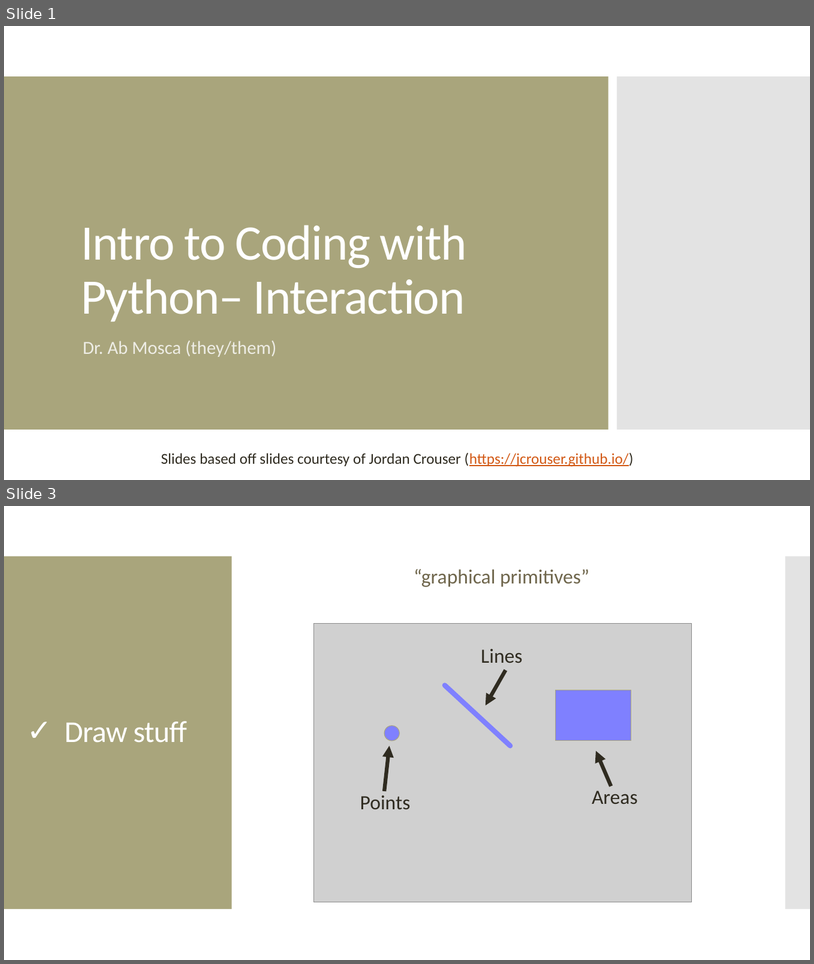
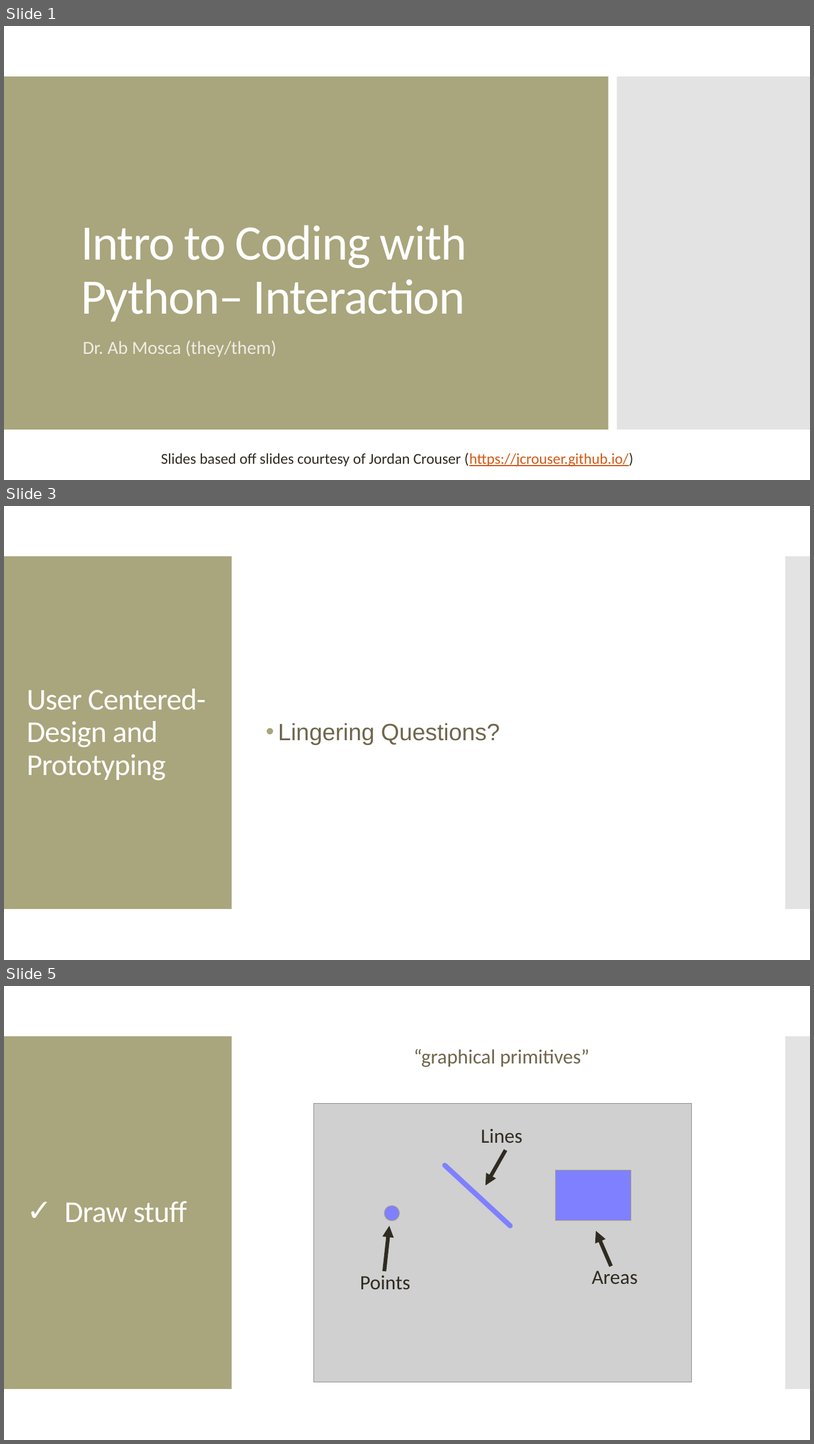
Before and after one commit to amosca01/CAIS117-S24, a slide deck: slides/26-interaction.pptx. Shown one above the other, each under a label of ours: slides 1 and 3 before the commit, slides 1, 3 and 5 after it; the slides between them are not shown. The pictures are 814x964 and 814x1444 pixels, drawn with LibreOffice and Linux fonts; fonts in the diff are those of the drawing; grey boxes stand for pictures. Boxes give left, top, right and bottom in pixels: in the first picture for what was removed or moved away, otherwise in the second. Text is boxed around its words. In the diff, an @@ line names an element or a change of style, - is before the commit and + after.

```diff
--- a/slides/26-interaction.pptx
+++ b/slides/26-interaction.pptx
@@ slide 3 added at box(4, 506, 810, 960), background #FFFFFF; not listed: 2 template elements that a slide beside it also shows @@
@@ title added at box(27, 688, 206, 780), 36 pt, text #FFFFFF @@
+User Centered-Design and Prototyping
@@ text added at box(278, 723, 500, 745), 28 pt, text #6F664C @@
+• Lingering Questions?
@@ what was slide 3 is now slide 5 @@
```
Also in this commit, not shown: 1 slide changed, 1 other slide added, 4 other files.
